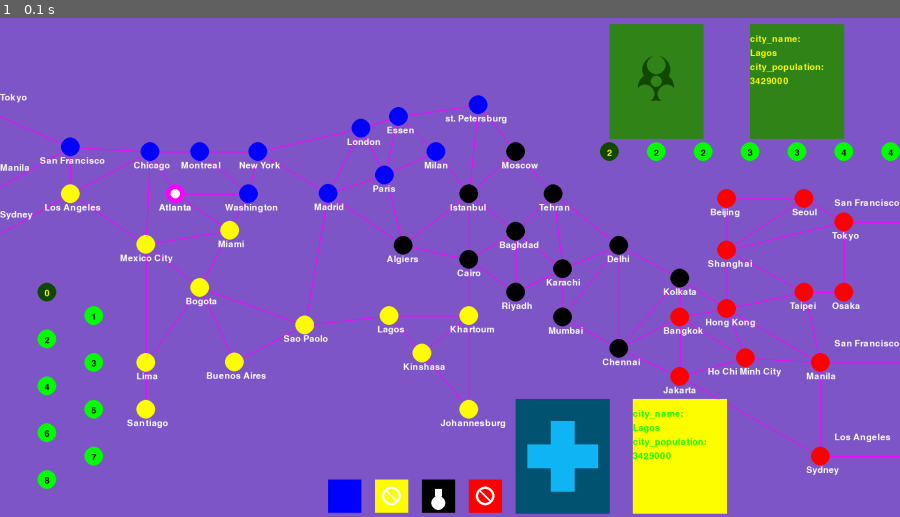
Above: before the commit, frame 1.
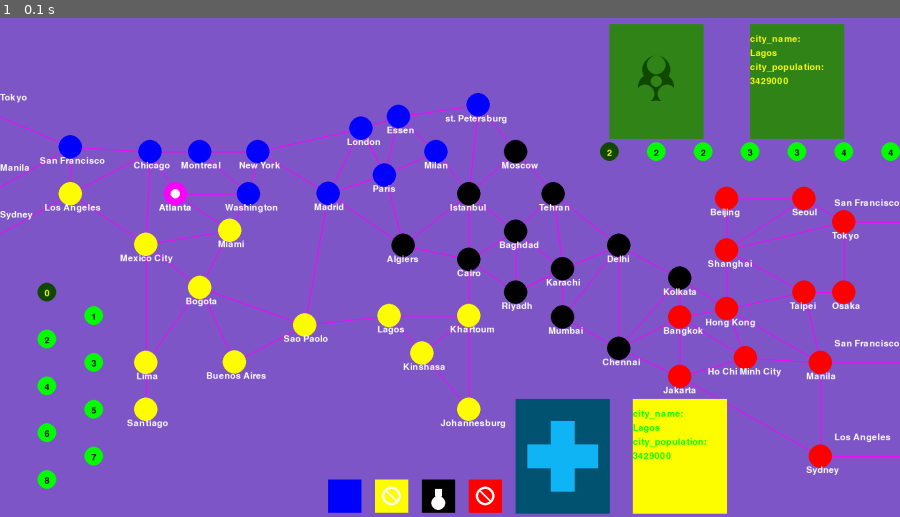
Above: after the commit, the same moment.

Repository: idonacmias/pandemic-pygame
Game: pygame game, started from display.py
Same seed, same stepped clock (60 frames per second), same inputs: the game is played once before the commit and once after it.
Inputs:
- Up to frame 1 (0.1 s): no input

The runs differ from the first frame. In frame 1, 2.1% of the frame differs, in the area x 6-96%, y 15-91%.

Commit message:
separate city dispaly funcation from city data, city display function is now its own model and get city object as parameter

Diff:
--- a/display.py
+++ b/display.py
@@ -1,13 +1,7 @@
 import pygame
 import sys
 
-# import display
-from display import colors_palet
-from display import cities
-from  display import card
-from  display import tokens
-
-from display import CITY_RADIUS
+from display import colors_palet, cities, card, tokens, city, CITY_RADIUS
 
 
 
@@ -40,15 +34,15 @@
     FIRST_CITY = 'Atlanta'
     corent_city = cities[FIRST_CITY]
     corent_city.resarch_station = True
-    corent_city.draw(screen, colors_palet['PINK'], font)
+    city.draw(corent_city, screen, colors_palet['PINK'], font)
     return corent_city
 
 def draw_cities(screen, font):
-    for city in cities.values():
-        city.conect_routes(screen, cities, font)
+    for city_data in cities.values():
+        city.conect_routes(city_data, screen, cities, font)
 
-    for city in cities.values():
-        city.draw(screen, colors_palet[city.color.name], font)
+    for city_data in cities.values():
+        city.draw(city_data, screen, colors_palet[city_data.color.name], font)
 
 def if_quit(event):
     if event.type == pygame.QUIT:
--- a/display/City.py
+++ b/display/City.py
@@ -21,45 +21,3 @@
 
     def __str__(self):
         return f'{self.name} , {self.color} \n {self.disease_cubes}'
-
-    def click_lenth_from_center(self, muose_point):
-        return abs(self.point[0] - muose_point[0]) + abs(self.point[1] - muose_point[1])
-
-    def draw(self, screen, color, font):
-        pygame.draw.circle(surface=screen, color=color, center=self.point , radius=CITY_RADIUS)
-        if self.resarch_station:
-            pygame.draw.circle(surface=screen, color=colors_palet['WHITE'], center=self.point , radius=10)
-
-        font_point = (self.point[0] - 5 * len(self.name), self.point[1] + 20)
-        text_surface = font.render(self.name, True, colors_palet['WHITE'])
-        screen.blit(text_surface, font_point)
-
-
-    def conect_routes(self, screen, cities, font):
-        for other_city_name in self.routes:
-            other_city_point = cities[other_city_name].point
-            if self.is_edge_conection(other_city_point):
-                shadow_point = City.clculate_shadow_point(self.point, other_city_point)
-                pygame.draw.line(screen, colors_palet['PINK'], self.point, shadow_point, 2)
-
-                text_render = font.render(other_city_name, True, colors_palet['WHITE'])
-                text_point_x = shadow_point[0] if shadow_point[0] < 500 else shadow_point[0] - 220
-                text_point = (text_point_x, shadow_point[1] - 50)
-                screen.blit(text_render, text_point)
-
-            else:
-                other_city = cities[other_city_name]
-                pygame.draw.line(screen, colors_palet['PINK'], self.point, other_city.point, 2)
-
-    def is_edge_conection(self, other_city_point):
-        return self.name in EDGE_CITIES and abs(other_city_point[0] - self.point[0]) > 500
-
-    @staticmethod
-    def clculate_shadow_point(point, other_point):
-        if point[0] < 500:
-            shadow_point = (0, other_point[1] // 2)
-
-        else:
-            shadow_point = (2000, point[1])
-
-        return shadow_point
--- a/display/__init__.py
+++ b/display/__init__.py
@@ -1,6 +1,7 @@
 from display.color import colors_palet
 from display.cities import cities
-from  display import card
-from  display import tokens
+from display import card
+from display import tokens
 
 from display.constances import CITY_RADIUS, PLAYERS_CARDS_POSITION
+from display import city
--- a/display/cities.json
+++ b/display/cities.json
@@ -28,7 +28,7 @@
 {"name" : "Baghdad", "point" : [1100, 470], "color" : "BLACK", "population" : 6204000, "routes" : ["Cairo", "Istanbul", "Tehran", "Karachi", "Riyadh"]},
 {"name" : "Tehran", "point" : [1180, 390], "color" : "BLACK", "population" : 7419000, "routes" : ["Moscow", "Baghdad", "Karachi", "Delhi"]},
 {"name" : "Cairo", "point" : [1000, 530], "color" : "BLACK", "population" : 14718000, "routes" : ["Algiers", "Istanbul", "Baghdad", "Riyadh", "Khartoum"]},
-{"name" : "Istanbul", "point" : [1000, 390], "color" : "BLACK", "population" : 13576000, "routes" : ["Milan", "Algiers", "Cairo", "Baghdad", "Moscow"]},
+{"name" : "Istanbul", "point" : [1000, 390], "color" : "BLACK", "population" : 13576000, "routes" : ["Milan", "Algiers", "Cairo", "Baghdad", "Moscow", "st. Petersburg"]},
 {"name" : "Karachi", "point" : [1200, 550], "color" : "BLACK", "population" : 20711000, "routes" : ["Delhi", "Tehran", "Baghdad", "Riyadh", "Mumbai"]},
 {"name" : "Delhi", "point" : [1320, 500], "color" : "BLACK", "population" : 22242000, "routes" : ["Tehran", "Karachi", "Mumbai", "Chennai", "Kolkata"]},
 {"name" : "Mumbai", "point" : [1200, 653], "color" : "BLACK", "population" : 16910000, "routes" : ["Karachi", "Delhi", "Chennai"]},
--- /dev/null
+++ b/display/city.py
@@ -0,0 +1,47 @@
+import pygame
+
+from .color import colors_palet
+from .constances import CITY_RADIUS, EDGE_CITIES
+
+
+
+def click_lenth_from_center(city, muose_point):
+    return abs(city.point[0] - muose_point[0]) + abs(city.point[1] - muose_point[1])
+
+def draw(city, screen, color, font):
+    pygame.draw.circle(surface=screen, color=color, center=city.point , radius=CITY_RADIUS)
+    if city.resarch_station:
+        pygame.draw.circle(surface=screen, color=colors_palet['WHITE'], center=city.point , radius=10)
+
+    font_point = (city.point[0] - 5 * len(city.name), city.point[1] + 20)
+    text_surface = font.render(city.name, True, colors_palet['WHITE'])
+    screen.blit(text_surface, font_point)
+
+
+def conect_routes(city, screen, cities, font):
+    for other_city_name in city.routes:
+        other_city_point = cities[other_city_name].point
+        if is_edge_conection(city, other_city_point):
+            shadow_point = clculate_shadow_point(city.point, other_city_point)
+            pygame.draw.line(screen, colors_palet['PINK'], city.point, shadow_point, 2)
+
+            text_render = font.render(other_city_name, True, colors_palet['WHITE'])
+            text_point_x = shadow_point[0] if shadow_point[0] < 500 else shadow_point[0] - 220
+            text_point = (text_point_x, shadow_point[1] - 50)
+            screen.blit(text_render, text_point)
+
+        else:
+            other_city = cities[other_city_name]
+            pygame.draw.line(screen, colors_palet['PINK'], city.point, other_city.point, 2)
+
+def is_edge_conection(city, other_city_point):
+    return city.name in EDGE_CITIES and abs(other_city_point[0] - city.point[0]) > 500
+
+def clculate_shadow_point(point, other_point):
+    if point[0] < 500:
+        shadow_point = (0, other_point[1] // 2)
+
+    else:
+        shadow_point = (2000, point[1])
+
+    return shadow_point
--- a/display/constances.py
+++ b/display/constances.py
@@ -1,4 +1,4 @@
-CITY_RADIUS = 20
+CITY_RADIUS = 25
 
 INFACTION_CARDS_POSITION = (1400, 150)
 DISCARD_INFACTION_CARDS_POSITION = (1700, 150)
